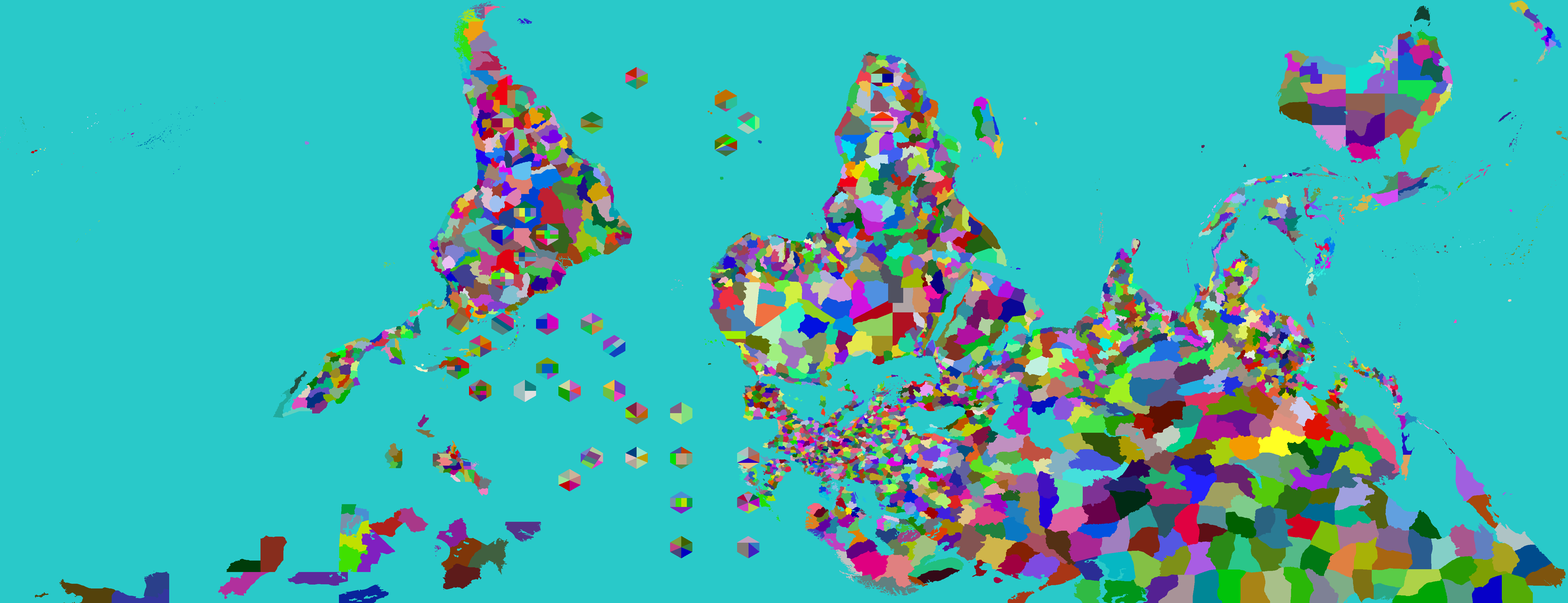
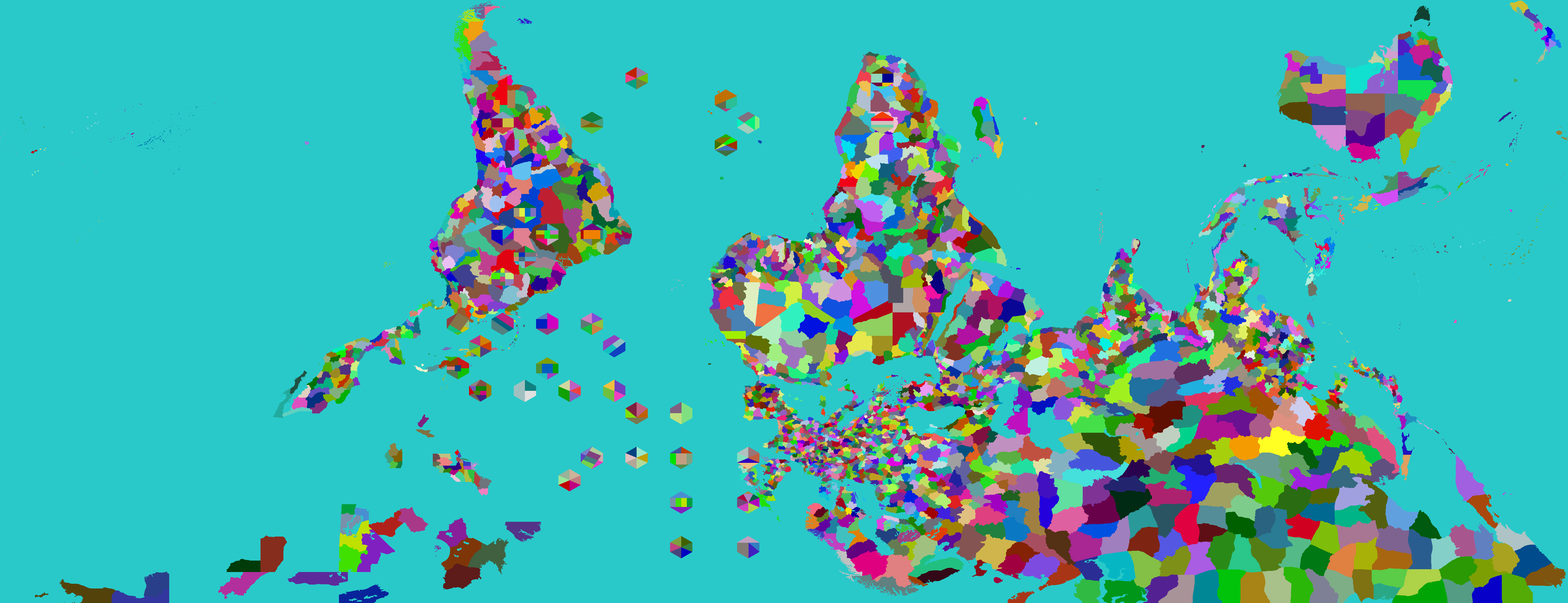
Layered file, before and after one edit (1568 x 603). Changes by layer:
painted on "Provinces" over [437, 223, 604, 466]
